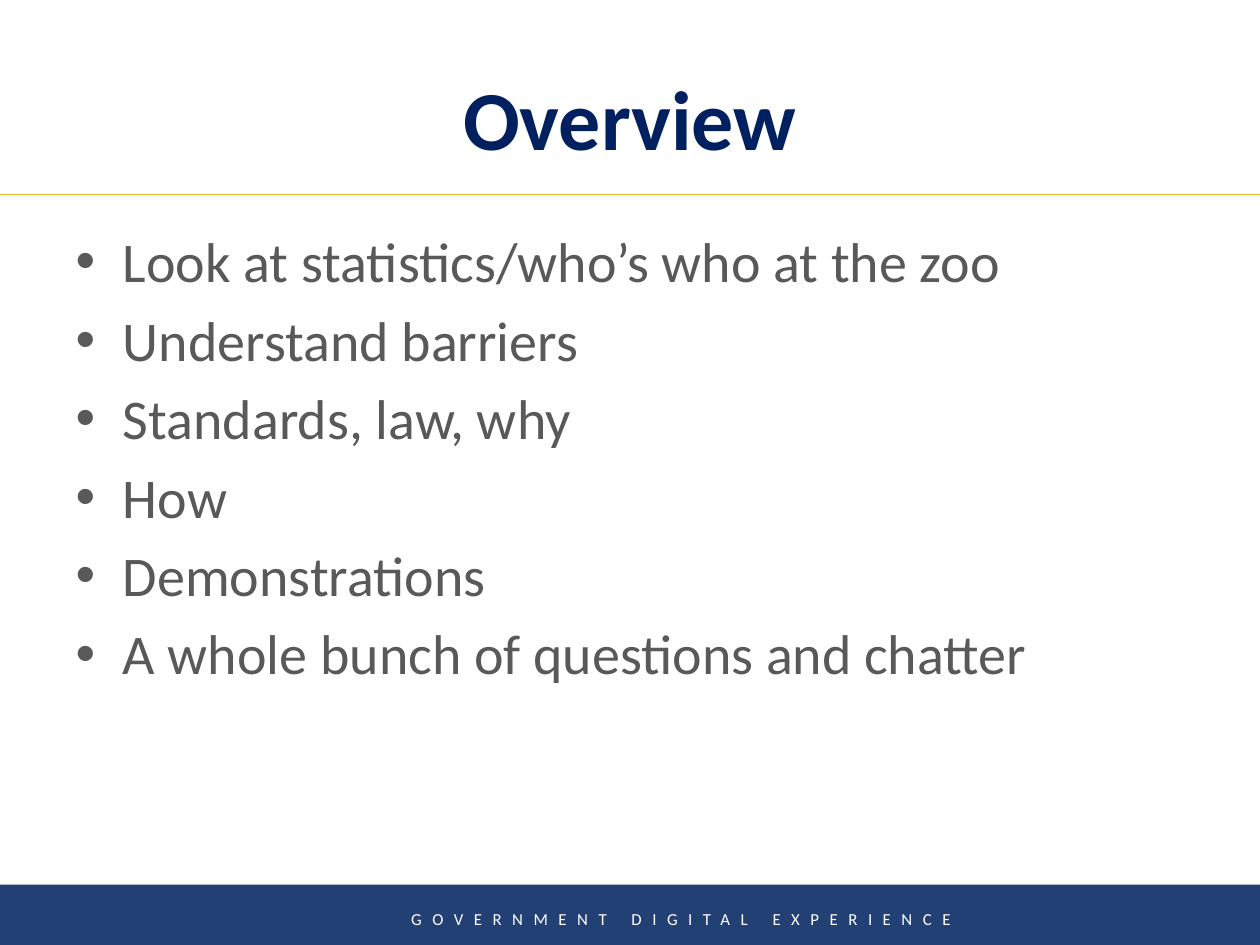
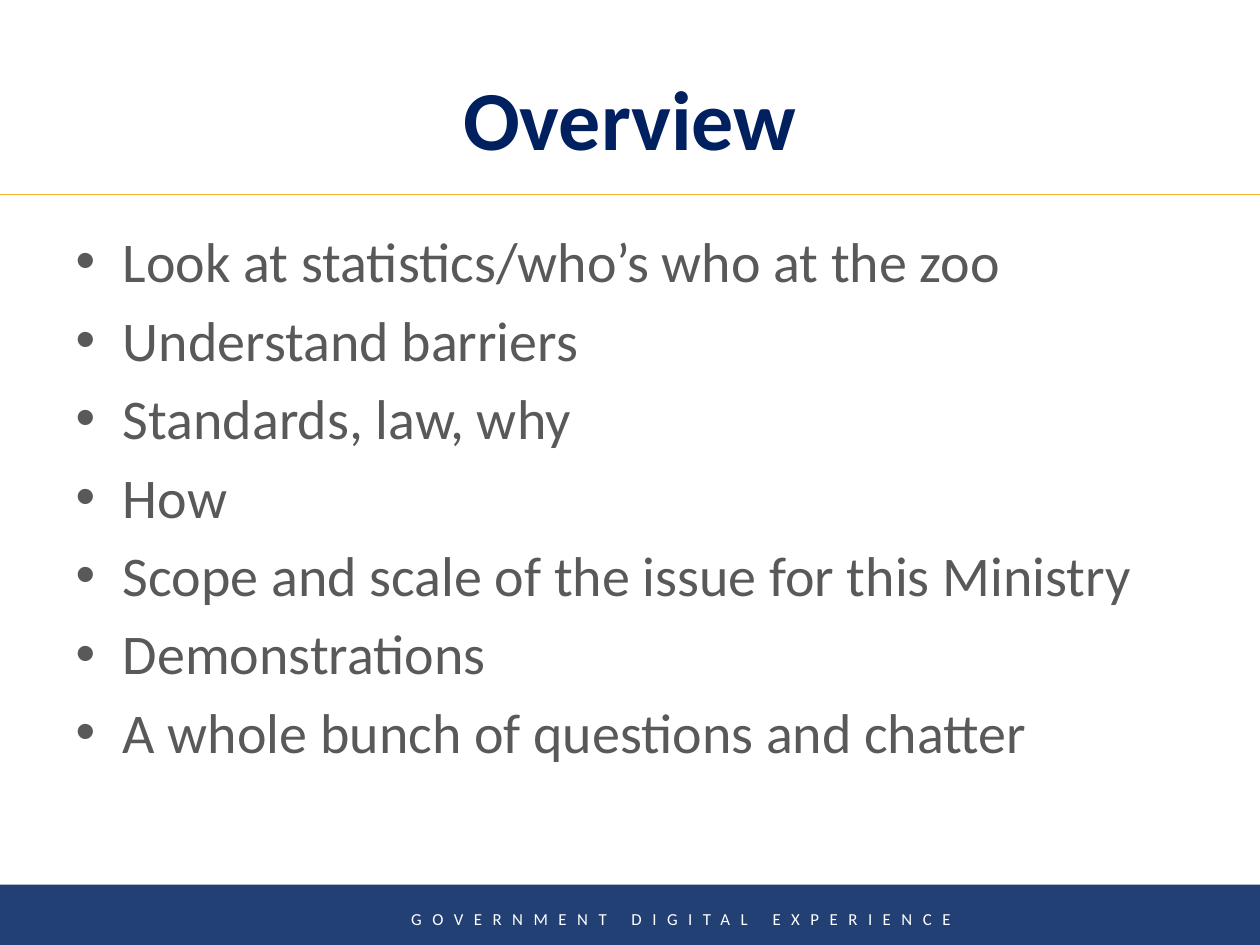
Before and after one commit to Gavin-McLeod/Accessibility-presentation, a slide deck: slide 2 of Digital Product Innovation in the Public Service-TRAN.pptx. Drawn at 1260x945 pixels with LibreOffice and Linux fonts; fonts in the diff are those of the drawing; background and template pictures are left out. Boxes give left, top, right and bottom in pixels: in the first picture for what was removed or moved away, otherwise in the second. Text is boxed around its words. In the diff, an @@ line names an element or a change of style, - is before the commit and + after.

```diff
--- a/Digital Product Innovation in the Public Service-TRAN.pptx
+++ b/Digital Product Innovation in the Public Service-TRAN.pptx
@@ text at <box>123,557,1131,605</box>: paragraph added @@
+• Scope and scale of the issue for this Ministry
```
Also in this commit, not shown: 1 slide added.
